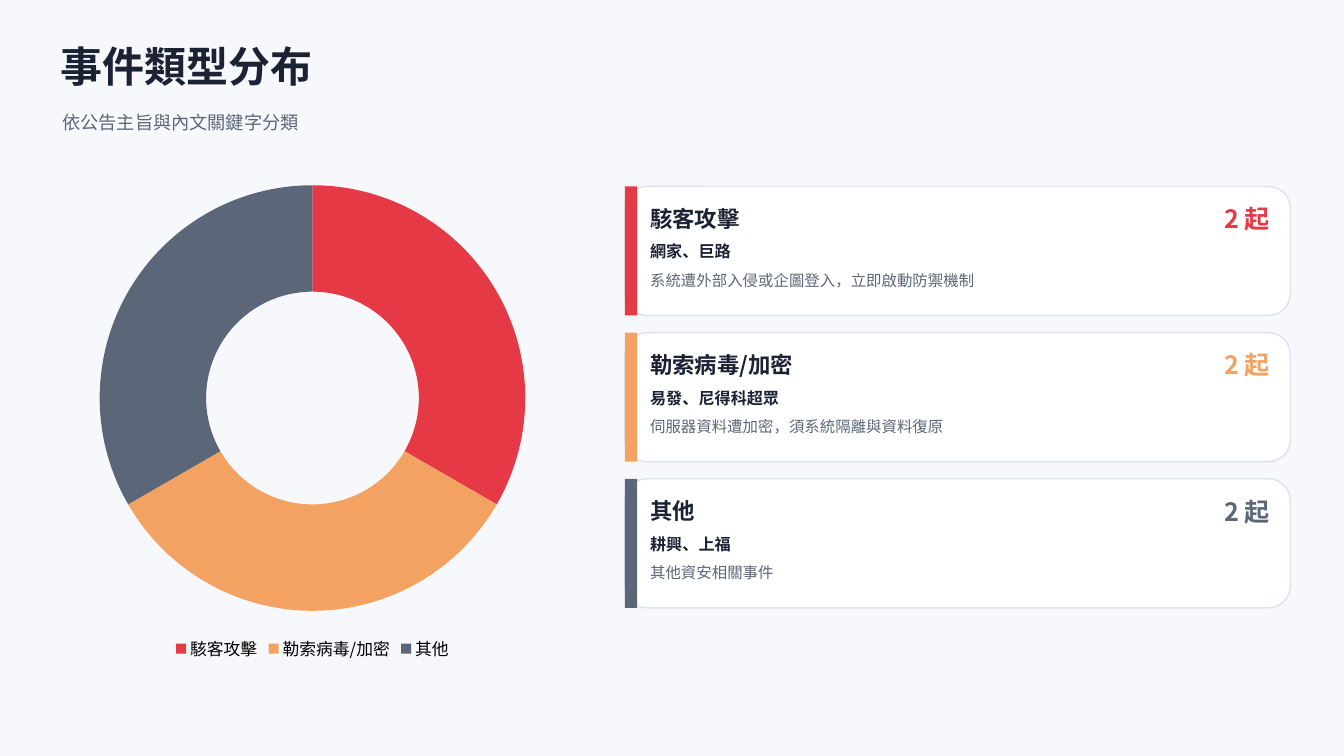
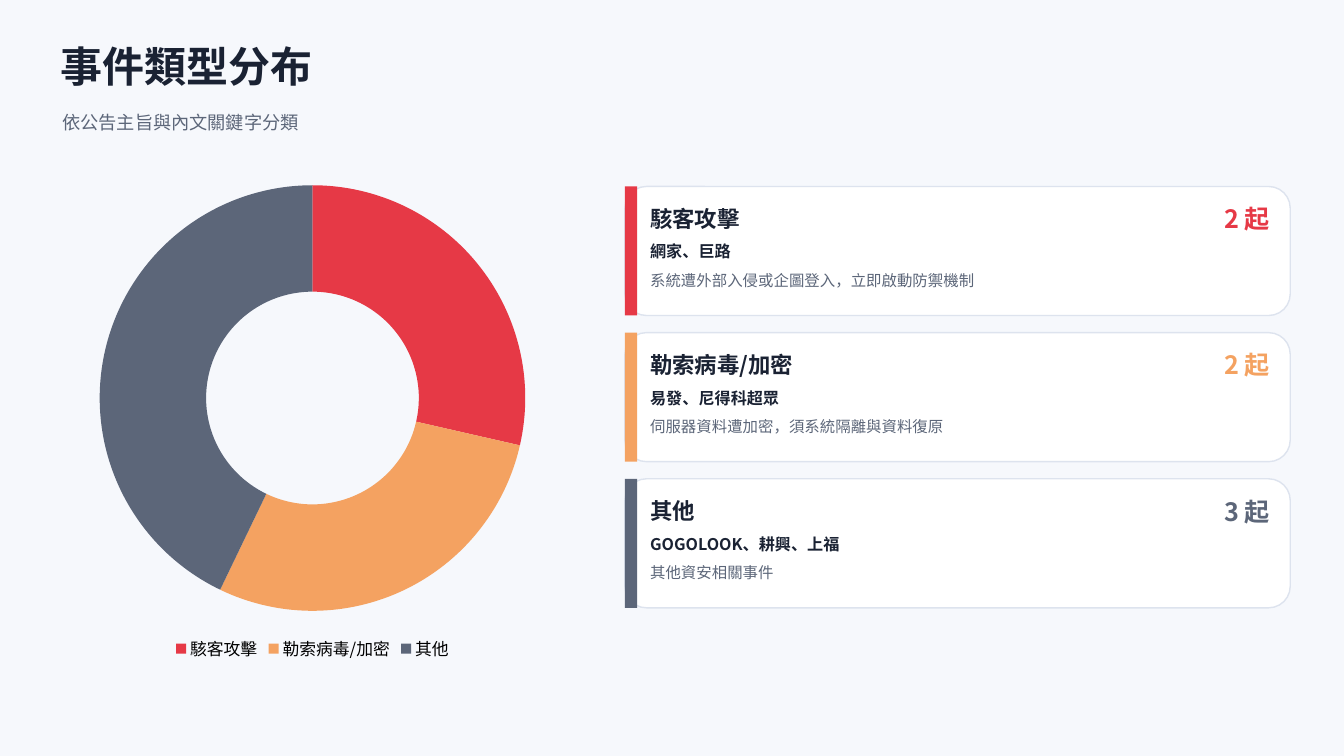
Before and after one commit to Johnnylin77/mops-isec-monitor, a slide deck: slide 3 of 資安事件因應分析.pptx. Drawn at 1344x756 pixels with LibreOffice and Linux fonts; fonts in the diff are those of the drawing. Boxes give left, top, right and bottom in pixels: in the first picture for what was removed or moved away, otherwise in the second. Text is boxed around its words. In the diff, an @@ line names an element or a change of style, - is before the commit and + after.

```diff
--- a/資安事件因應分析.pptx
+++ b/資安事件因應分析.pptx
@@ doughnut chart at <box>50,171,575,665</box> @@
@@ Series 1, 駭客攻擊: 33 to 29 @@
@@ Series 1, 勒索病毒/加密: 33 to 29 @@
@@ Series 1, 其他: 33 to 43 @@
@@ text at <box>1224,500,1270,524</box>: text changed @@
-2 起
+3 起
@@ text at <box>650,536,839,552</box>: text changed @@
-耕興、上福
+GOGOLOOK、耕興、上福
```
Also in this commit, not shown: 5 other slides changed, 2 other files.
